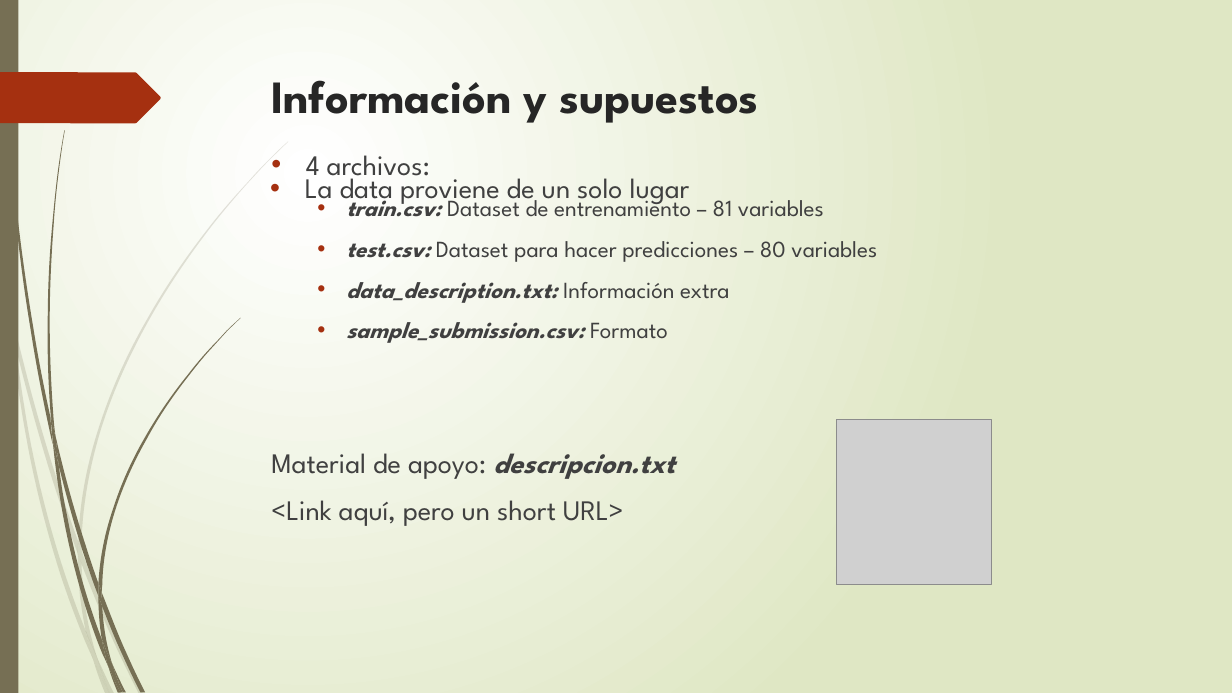
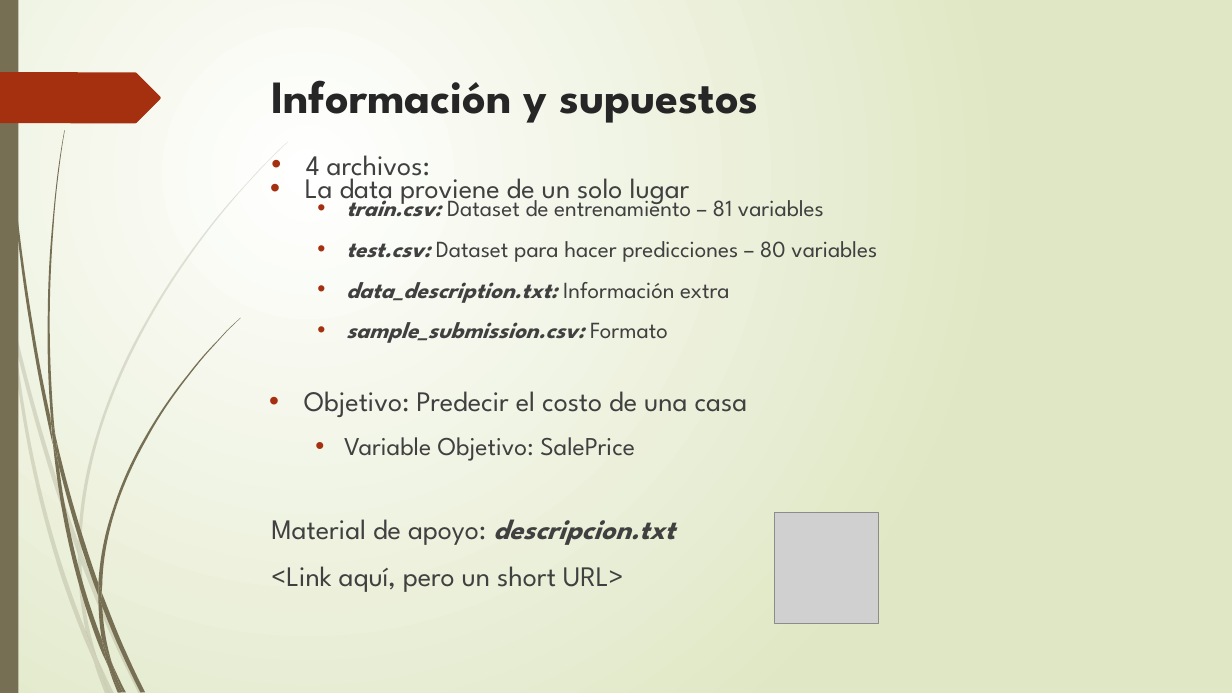
Before and after one commit to corderobot/Kaggle_House-Prices, a slide deck: slide 5 of Docs/House Prices.pptx. Drawn at 1232x693 pixels with LibreOffice and Linux fonts; fonts in the diff are those of the drawing; grey boxes stand for pictures. Boxes give left, top, right and bottom in pixels: in the first picture for what was removed or moved away, otherwise in the second. Text is boxed around its words. In the diff, an @@ line names an element or a change of style, - is before the commit and + after.

Commit message:
Update v3.0

```diff
--- a/Docs/House Prices.pptx
+++ b/Docs/House Prices.pptx
@@ text added at box(304, 391, 748, 461), 22 pt, text #404040 @@
+• Objetivo: Predecir el costo de una casa
+  • Variable Objetivo: SalePrice
@@ text "Material de apoyo: descripcion.txt": place and size @@
-text "Material de apoyo: descripcion.txt" at box(271, 453, 675, 526)
+text "Material de apoyo: descripcion.txt" at box(271, 519, 675, 592)
@@ picture: place and size @@
-picture at box(836, 420, 992, 585)
+picture at box(775, 513, 879, 624)
```
Also in this commit, not shown: 1 other slide changed.
